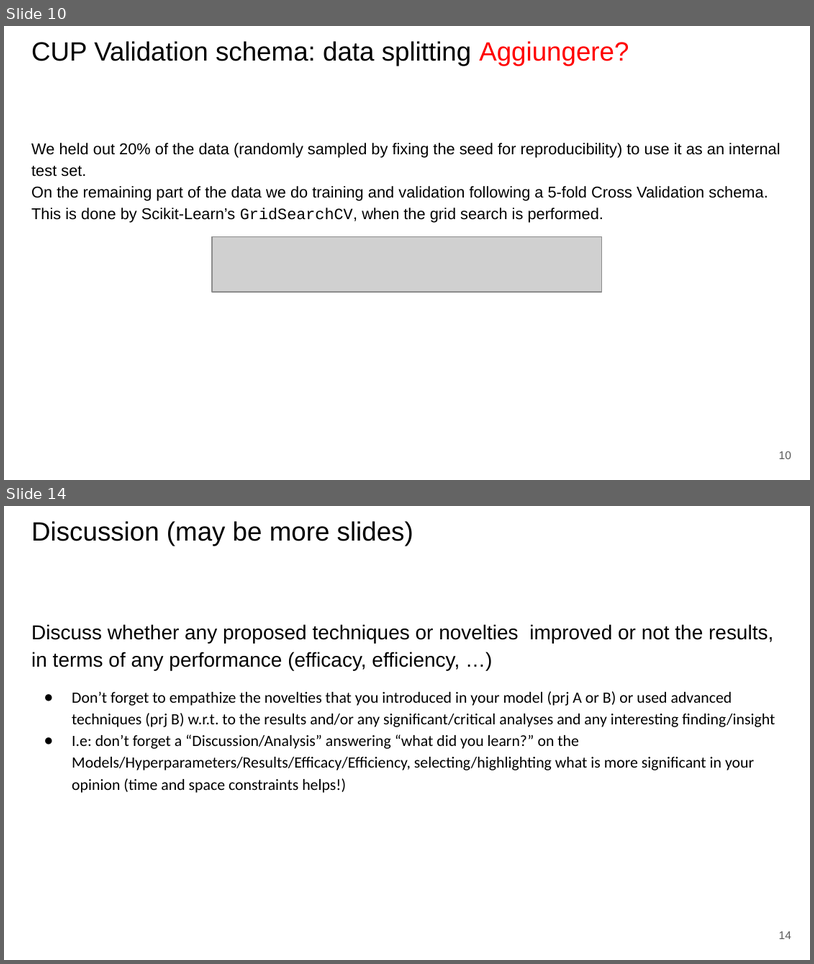
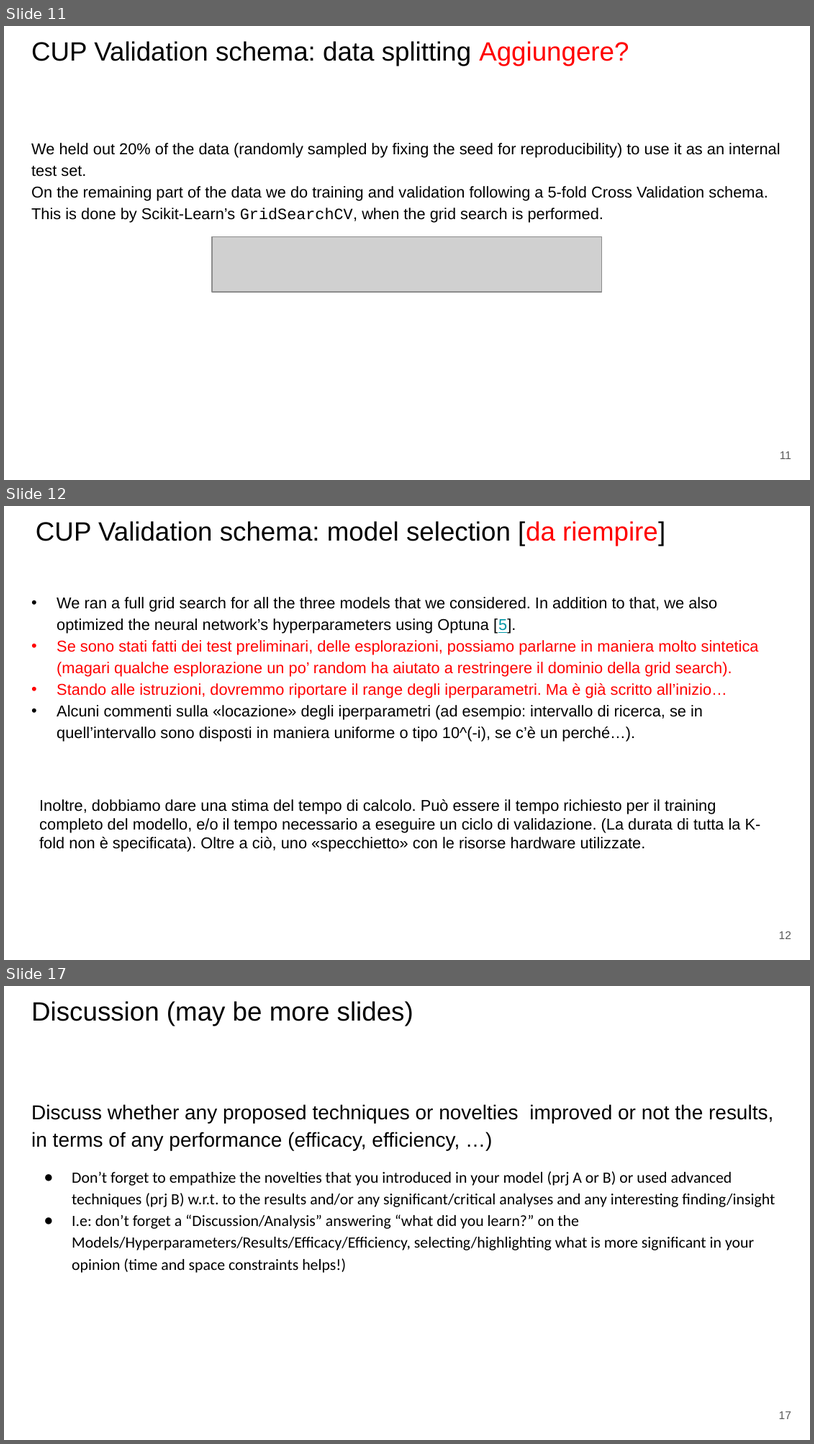
Before and after one commit to paolo-junior-mollica/machine-learning-project, a slide deck: relazione/ML-2023-PRJ-Slides-Demo.pptx. Shown one above the other, each under a label of ours: slides 10 and 14 before the commit, slides 11, 12 and 17 after it; the slides between them are not shown. The pictures are 814x964 and 814x1444 pixels, drawn with LibreOffice and Linux fonts; fonts in the diff are those of the drawing; grey boxes stand for pictures. Boxes give left, top, right and bottom in pixels: in the first picture for what was removed or moved away, otherwise in the second. Text is boxed around its words. In the diff, an @@ line names an element or a change of style, - is before the commit and + after.

```diff
--- a/relazione/ML-2023-PRJ-Slides-Demo.pptx
+++ b/relazione/ML-2023-PRJ-Slides-Demo.pptx
@@ slide 12 added at (x1=4, y1=506, x2=810, y2=960), background #FFFFFF @@
@@ title added at (x1=36, y1=521, x2=666, y2=546), 23.7 pt, text #000000 @@
+CUP Validation schema: model selection [da riempire]
@@ text added at (x1=57, y1=597, x2=759, y2=741), 14 pt, text #000000 @@
+• We ran a full grid search for all the three models that we considered. In addition to that, we also optimized the neural network’s hyperparameters using Optuna [5].
+• Se sono stati fatti dei test preliminari, delle esplorazioni, possiamo parlarne in maniera molto sintetica (magari qualche esplorazione un po’ random ha aiutato a restringere il dominio della grid search).
+• Stando alle istruzioni, dovremmo riportare il range degli iperparametri. Ma è già scritto all’inizio…
+• Alcuni commenti sulla «locazione» degli iperparametri (ad esempio: intervallo di ricerca, se in quell’intervallo sono disposti in maniera uniforme o tipo 10^(-i), se c’è un perché…).
@@ text added at (x1=39, y1=799, x2=761, y2=852), 14 pt, text #000000 @@
+Inoltre, dobbiamo dare una stima del tempo di calcolo. Può essere il tempo richiesto per il training completo del modello, e/o il tempo necessario a eseguire un ciclo di validazione. (La durata di tutta la K-fold non è specificata). Oltre a ciò, uno «specchietto» con le risorse hardware utilizzate.
@@ page number added at (x1=779, y1=931, x2=792, y2=939), 10 pt, text #595959 @@
+12
@@ what was slide 10 is now slide 11 @@
@@ page number at (x1=780, y1=451, x2=792, y2=459): text changed @@
-10
+11
@@ what was slide 14 is now slide 17 @@
@@ page number at (x1=779, y1=1411, x2=792, y2=1419): text changed @@
-14
+17
```
Also in this commit, not shown: 8 slides changed, 4 other slides added, 1 slide removed.
